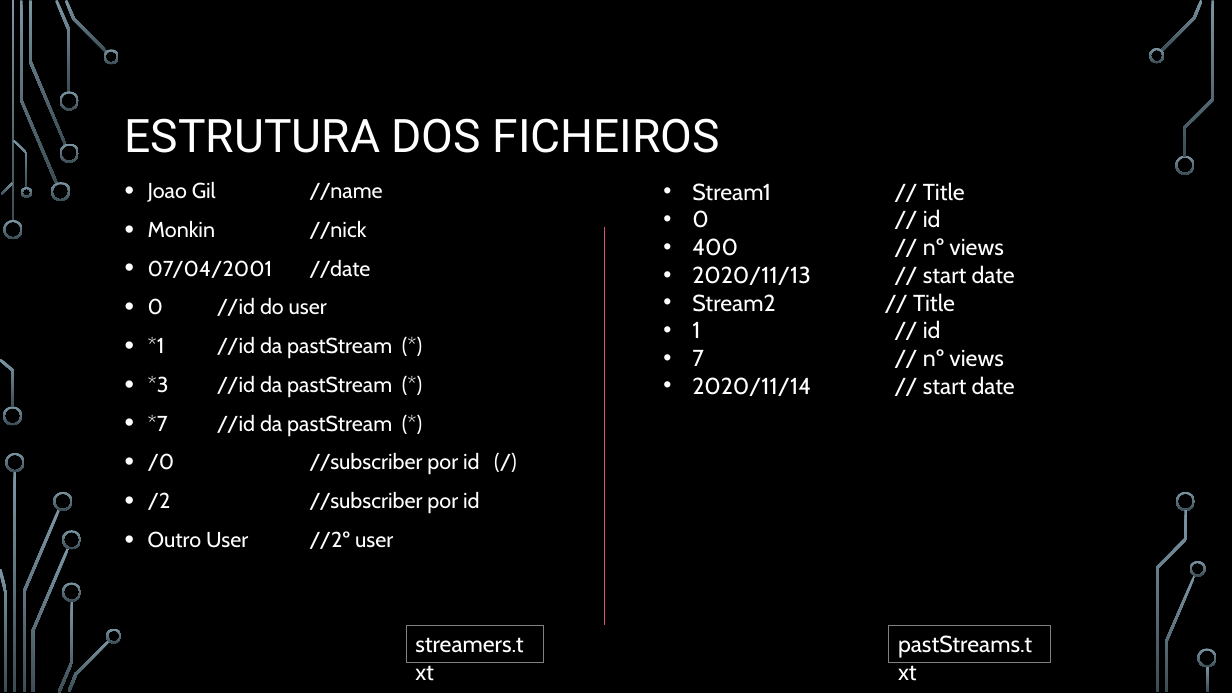
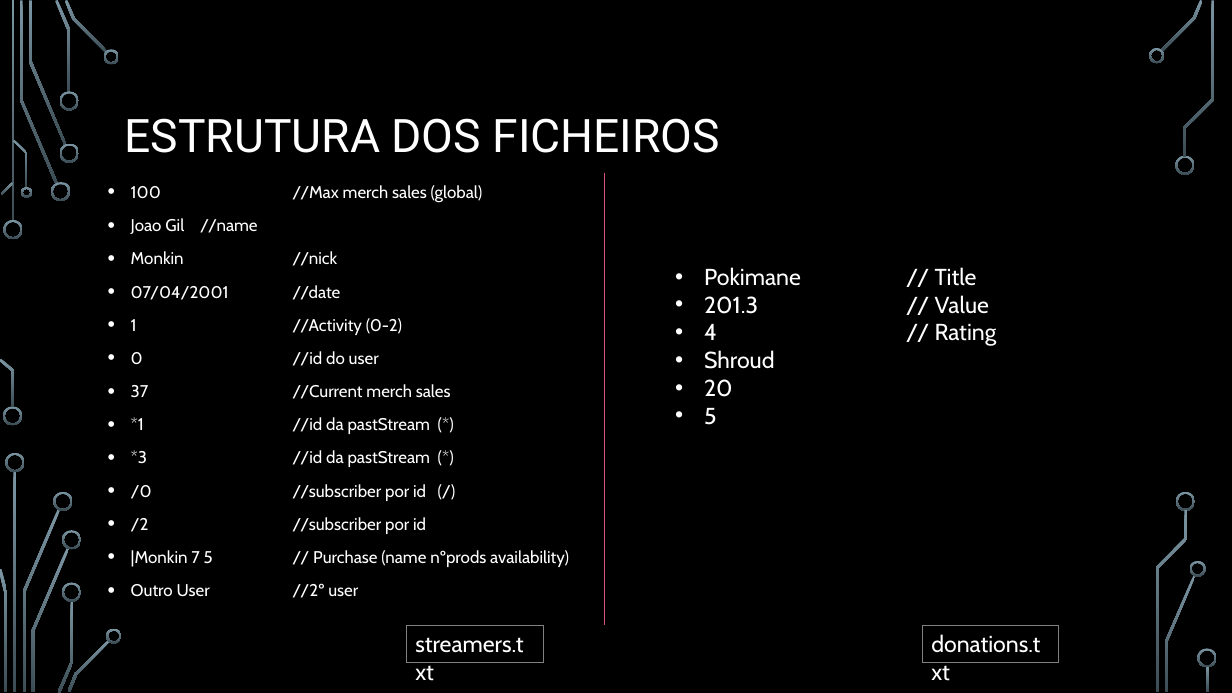
Before and after one commit to BrunoRosendo/StreamZ-AEDA-proj-, a slide deck: slide 5 of Parte 2.pptx. Drawn at 1232x693 pixels with LibreOffice and Linux fonts; fonts in the diff are those of the drawing; background and template pictures are left out. Boxes give left, top, right and bottom in pixels: in the first picture for what was removed or moved away, otherwise in the second. Text is boxed around its words. In the diff, an @@ line names an element or a change of style, - is before the commit and + after.

Commit message:
updated pptx

```diff
--- a/Parte 2.pptx
+++ b/Parte 2.pptx
@@ text "100 //Max merch sales (global)": place and size @@
-text "100 //Max merch sales (global)" at bbox=[148, 181, 480, 548]
+text "100 //Max merch sales (global)" at bbox=[131, 185, 569, 598]
@@ line moved from (604, 226) - (604, 626) to (604, 173) - (604, 626) @@
@@ text at bbox=[131, 185, 483, 203]: paragraph added @@
+• 100 //Max merch sales (global)
@@ text at bbox=[131, 218, 431, 598]: size 16.8 to 13.2 pt in "Joao Gil //name", "Monkin //nick", "07/04/2001 //date", "0 //id do user" and 5 more places @@
@@ text at bbox=[704, 267, 801, 425]: text changed @@
-• Stream1 // Title
-• 0 // id
-• 400 // nº views
-• 2020/11/13 // start date
-• Stream2 // Title
-• 1 // id
-• 7 // nº views
-• 2020/11/14 // start date
+• Pokimane // Title
+• 201.3 // Value
+• 4 // Rating
+• Shroud
+• 20
+• 5
@@ text at bbox=[131, 318, 402, 335]: paragraph added @@
+• 1 //Activity (0-2)
@@ text at bbox=[131, 384, 451, 399]: paragraph added @@
+• 37 //Current merch sales
@@ text at bbox=[148, 415, 480, 469]: paragraph removed @@
-• *7 //id da pastStream (*)
@@ text at bbox=[131, 550, 569, 567]: paragraph added @@
+• |Monkin 7 5 // Purchase (name nºprods availability)
@@ rectangle "donations.txt": place and size @@
-rectangle "donations.txt" at bbox=[889, 626, 1050, 663]
+rectangle "donations.txt" at bbox=[922, 626, 1059, 663]
@@ text in rectangle at bbox=[931, 634, 1040, 653]: text changed @@
-pastStreams.txt
+donations.txt
```
Also in this commit, not shown: 2 other slides changed, 2 other files.
